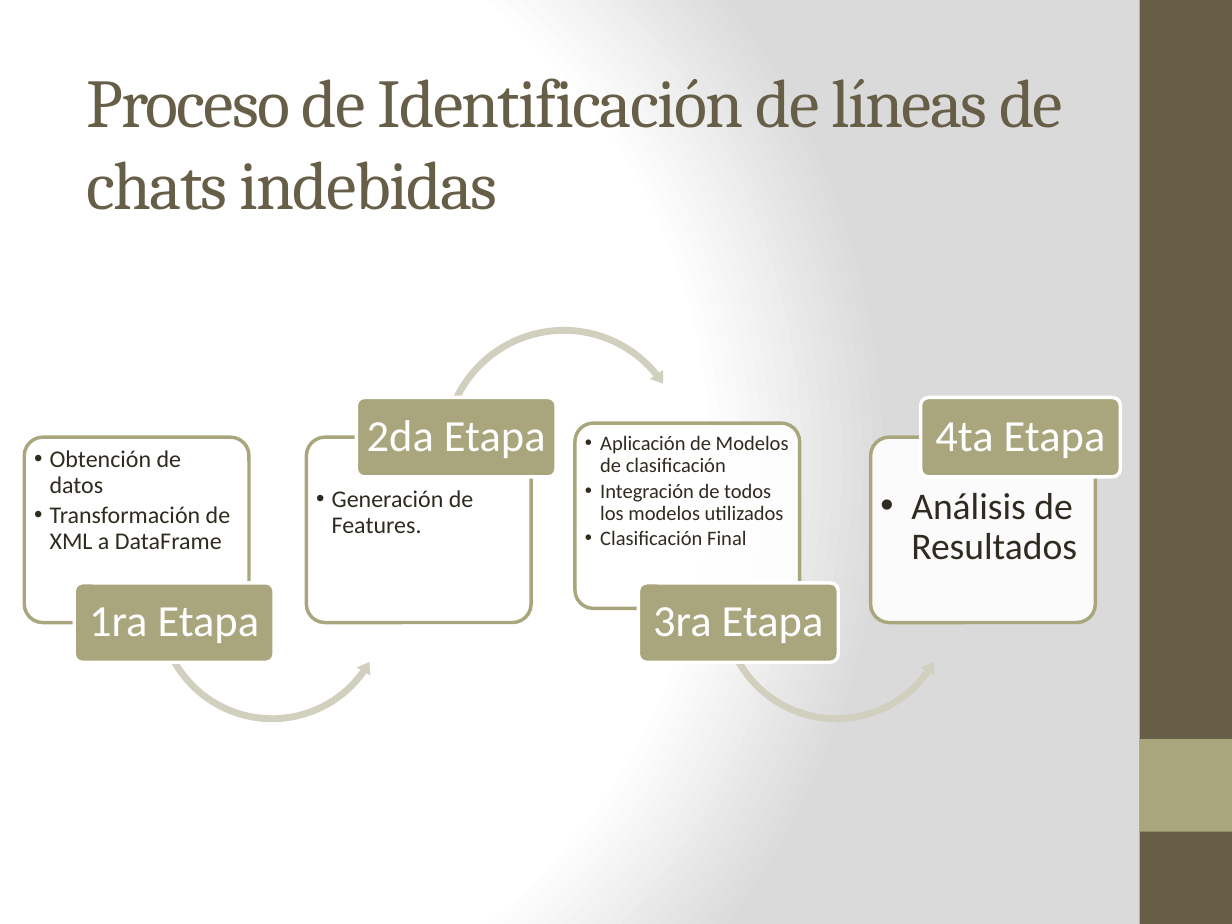
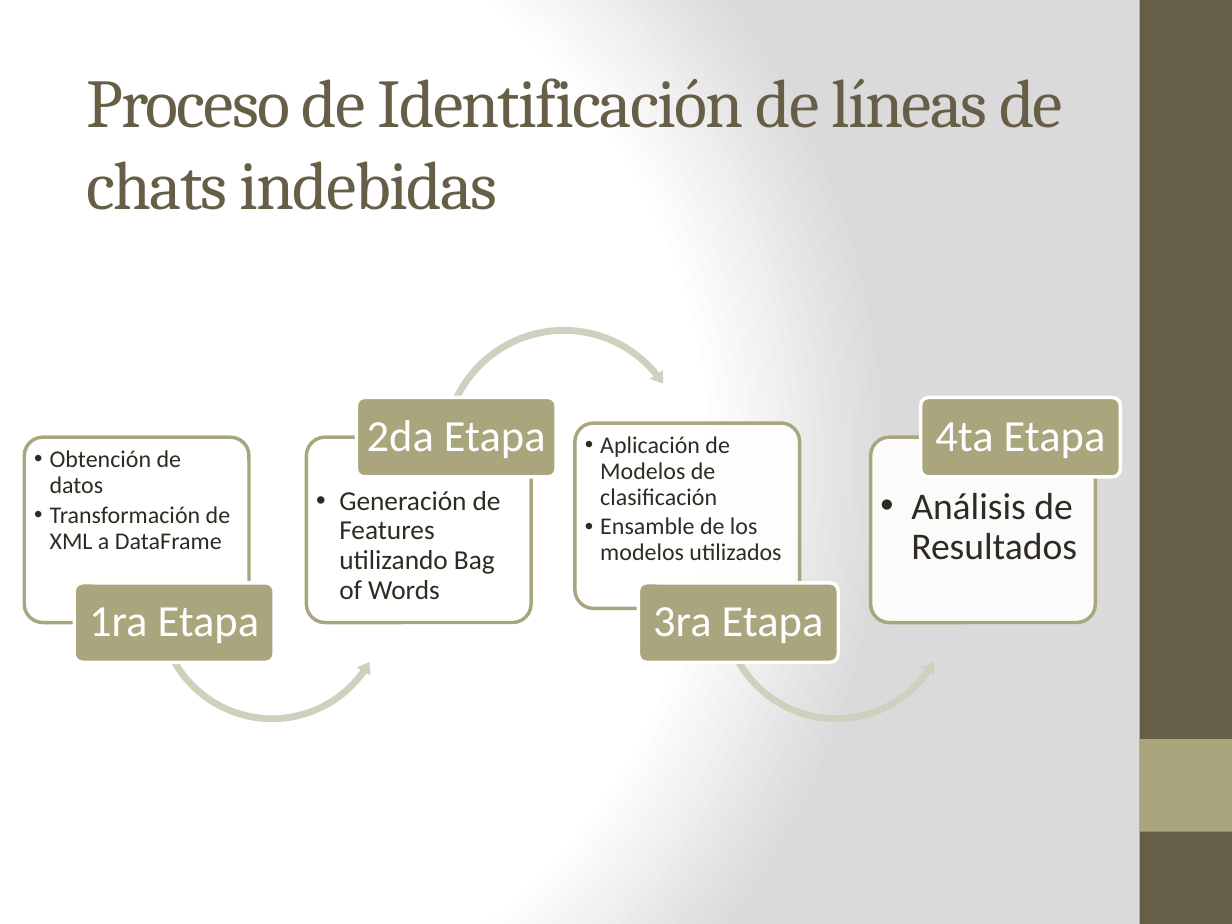
Before and after one commit to GabrielCasal/Digital_House, a slide deck: slide 3 of Tp Final/Presentacion/TP_FINAL_V1.pptx. Drawn at 1232x924 pixels with LibreOffice and Linux fonts; fonts in the diff are those of the drawing. Boxes give left, top, right and bottom in pixels: in the first picture for what was removed or moved away, otherwise in the second. Text is boxed around its words. In the diff, an @@ line names an element or a change of style, - is before the commit and + after.

Commit message:
ppt

```diff
--- a/Tp Final/Presentacion/TP_FINAL_V1.pptx
+++ b/Tp Final/Presentacion/TP_FINAL_V1.pptx
@@ text at [600,436,729,505]: size 12 to 14 pt in "Aplicación de Modelos de clasificación" @@
@@ text at [339,491,501,599]: text changed; size 14 to 16 pt @@
-  •• Generación de Features.
+  •• Generación de Features utilizando Bag of Words
@@ text at [600,517,781,560]: text changed; size 12 to 14 pt @@
-  •• Integración de todos los modelos utilizados
-  •• Clasificación Final
+  •• Ensamble de los modelos utilizados
```
Also in this commit, not shown: 1 other slide changed, 3 slides added, 5 slides removed, 1 other file.
